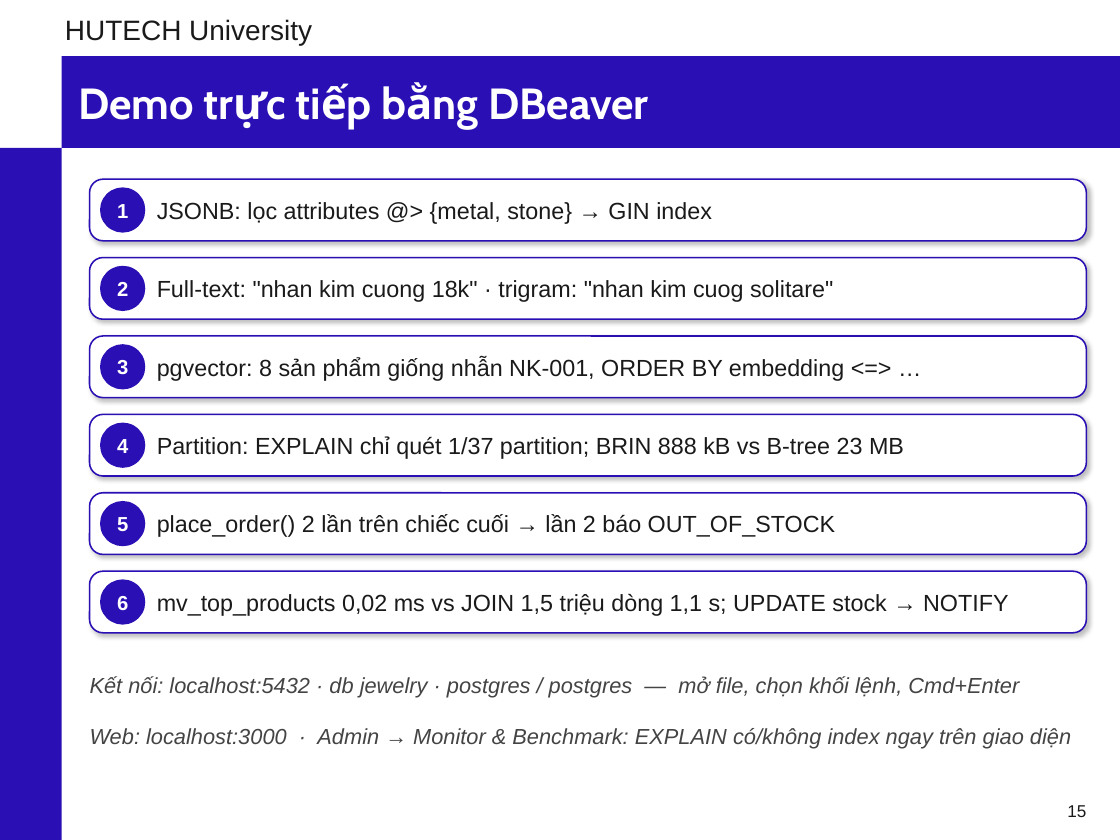
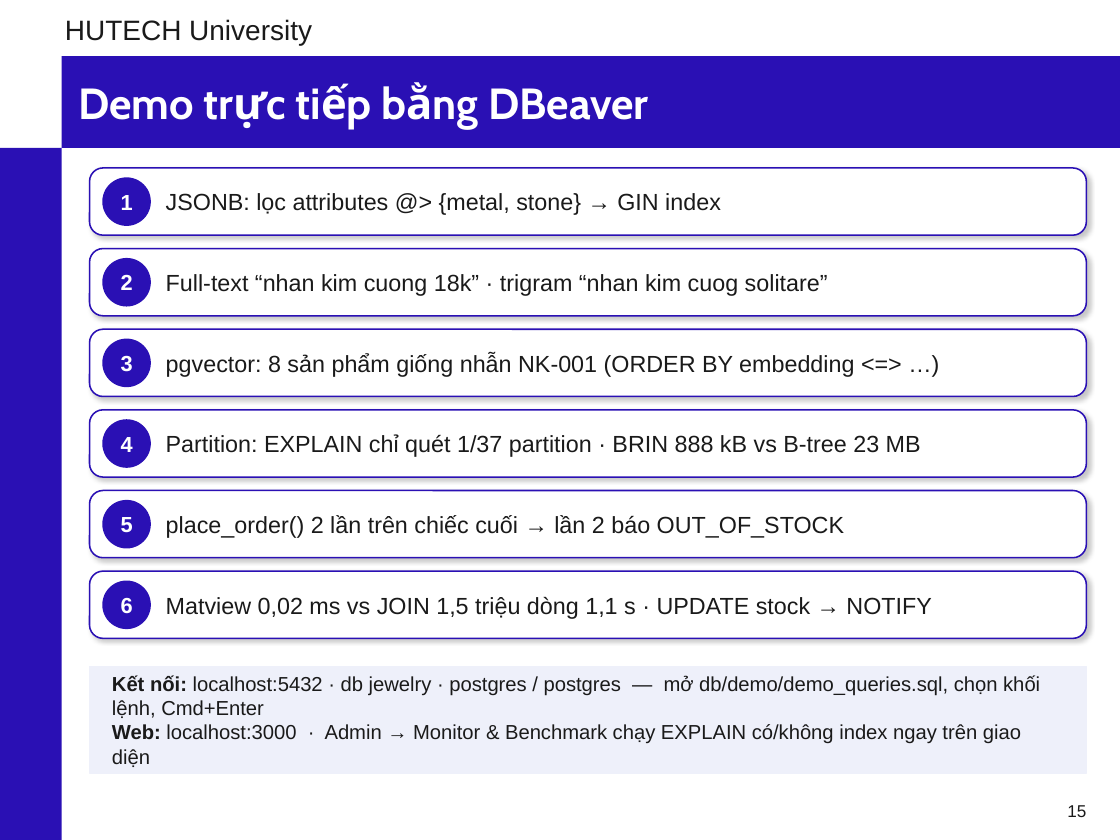
Before and after one commit to phunganhtuan123/master-csdl, a slide deck: slide 15 of docs/Slide_CSDL_Nhom6_PostgreSQL.pptx. Drawn at 1120x840 pixels with LibreOffice and Linux fonts; fonts in the diff are those of the drawing; background and template pictures are left out. Boxes give left, top, right and bottom in pixels: in the first picture for what was removed or moved away, otherwise in the second. Text is boxed around its words. In the diff, an @@ line names an element or a change of style, - is before the commit and + after.

```diff
--- a/docs/Slide_CSDL_Nhom6_PostgreSQL.pptx
+++ b/docs/Slide_CSDL_Nhom6_PostgreSQL.pptx
@@ shadow changed; proportions changed in 6 elements at [90, 491, 1086, 558], [90, 410, 1086, 477], [90, 571, 1086, 638], [90, 329, 1086, 396], [90, 249, 1086, 316], [90, 168, 1086, 235] @@
@@ rounded rectangle: place and size @@
-rounded rectangle at [90, 179, 1086, 241]
+rounded rectangle at [90, 168, 1086, 235]
@@ size 13 to 14 pt in 6 elements at [121, 517, 133, 533], [121, 437, 133, 452], [121, 598, 133, 613], [121, 355, 133, 372], [121, 274, 133, 290], [121, 195, 133, 210] @@
@@ text "1": place and size @@
-text "1" at [117, 204, 128, 218]
+text "1" at [121, 195, 133, 210]
@@ ellipse: place and size @@
-ellipse at [101, 188, 144, 232]
+ellipse at [103, 178, 150, 225]
@@ text "JSONB: lọc attributes @> {metal, ...": place and size @@
-text "JSONB: lọc attributes @> {metal, ..." at [157, 202, 712, 224]
+text "JSONB: lọc attributes @> {metal, ..." at [166, 193, 721, 215]
@@ rounded rectangle: place and size @@
-rounded rectangle at [90, 258, 1086, 319]
+rounded rectangle at [90, 249, 1086, 316]
@@ text "2": place and size @@
-text "2" at [117, 282, 128, 296]
+text "2" at [121, 274, 133, 290]
@@ ellipse: place and size @@
-ellipse at [101, 267, 144, 310]
+ellipse at [103, 259, 150, 306]
@@ text at [166, 274, 828, 296]: text changed @@
-Full-text: "nhan kim cuong 18k" · trigram: "nhan kim cuog solitare"
+Full-text “nhan kim cuong 18k” · trigram “nhan kim cuog solitare”
@@ rounded rectangle: place and size @@
-rounded rectangle at [90, 336, 1086, 398]
+rounded rectangle at [90, 329, 1086, 396]
@@ ellipse: place and size @@
-ellipse at [101, 345, 144, 389]
+ellipse at [103, 339, 150, 386]
@@ text at [166, 353, 854, 377]: text changed @@
-pgvector: 8 sản phẩm giống nhẫn NK-001, ORDER BY embedding <=> …
+pgvector: 8 sản phẩm giống nhẫn NK-001 (ORDER BY embedding <=> …)
@@ rounded rectangle: place and size @@
-rounded rectangle at [90, 414, 1086, 476]
+rounded rectangle at [90, 410, 1086, 477]
@@ ellipse: place and size @@
-ellipse at [101, 423, 144, 467]
+ellipse at [103, 420, 150, 467]
@@ text at [166, 434, 921, 457]: text changed @@
-Partition: EXPLAIN chỉ quét 1/37 partition; BRIN 888 kB vs B-tree 23 MB
+Partition: EXPLAIN chỉ quét 1/37 partition · BRIN 888 kB vs B-tree 23 MB
@@ rounded rectangle: place and size @@
-rounded rectangle at [90, 493, 1086, 554]
+rounded rectangle at [90, 491, 1086, 558]
@@ ellipse: place and size @@
-ellipse at [101, 502, 144, 545]
+ellipse at [103, 501, 150, 548]
@@ text "place_order() 2 lần trên chiếc ...": place and size @@
-text "place_order() 2 lần trên chiếc ..." at [157, 514, 835, 537]
+text "place_order() 2 lần trên chiếc ..." at [166, 515, 844, 538]
@@ rounded rectangle: place and size @@
-rounded rectangle at [90, 571, 1086, 633]
+rounded rectangle at [90, 571, 1086, 638]
@@ ellipse: place and size @@
-ellipse at [101, 580, 144, 624]
+ellipse at [103, 581, 150, 628]
@@ text at [166, 597, 931, 619]: text changed @@
-mv_top_products 0,02 ms vs JOIN 1,5 triệu dòng 1,1 s; UPDATE stock → NOTIFY
+Matview 0,02 ms vs JOIN 1,5 triệu dòng 1,1 s · UPDATE stock → NOTIFY
@@ text in rectangle at [90, 676, 1019, 698]: text removed @@
-Kết nối: localhost:5432 · db jewelry · postgres / postgres — mở file, chọn khối lệnh, Cmd+Enter
@@ rectangle: place and size @@
-rectangle at [90, 676, 1019, 698]
+rectangle at [90, 666, 1086, 773]
@@ rectangle at [90, 666, 1086, 773]: fill none to #EEF0FA; outline none to #EEF0FA 1 pt @@
@@ text at [112, 675, 1040, 767]: text changed; size 14 to 13 pt; text colour #444444 to #1A1A1A; italic off @@
-Web: localhost:3000 · Admin → Monitor & Benchmark: EXPLAIN có/không index ngay trên giao diện
+Kết nối: localhost:5432 · db jewelry · postgres / postgres — mở db/demo/demo_queries.sql, chọn khối lệnh, Cmd+Enter
+Web: localhost:3000 · Admin → Monitor & Benchmark chạy EXPLAIN có/không index ngay trên giao diện
@@ text "Kết nối: localhost:5432 · db ..." at [112, 675, 1040, 767]: vertical alignment top to middle @@
```
Also in this commit, not shown: 15 other slides changed, 1 slide added, 1 slide removed, 43 other files.
